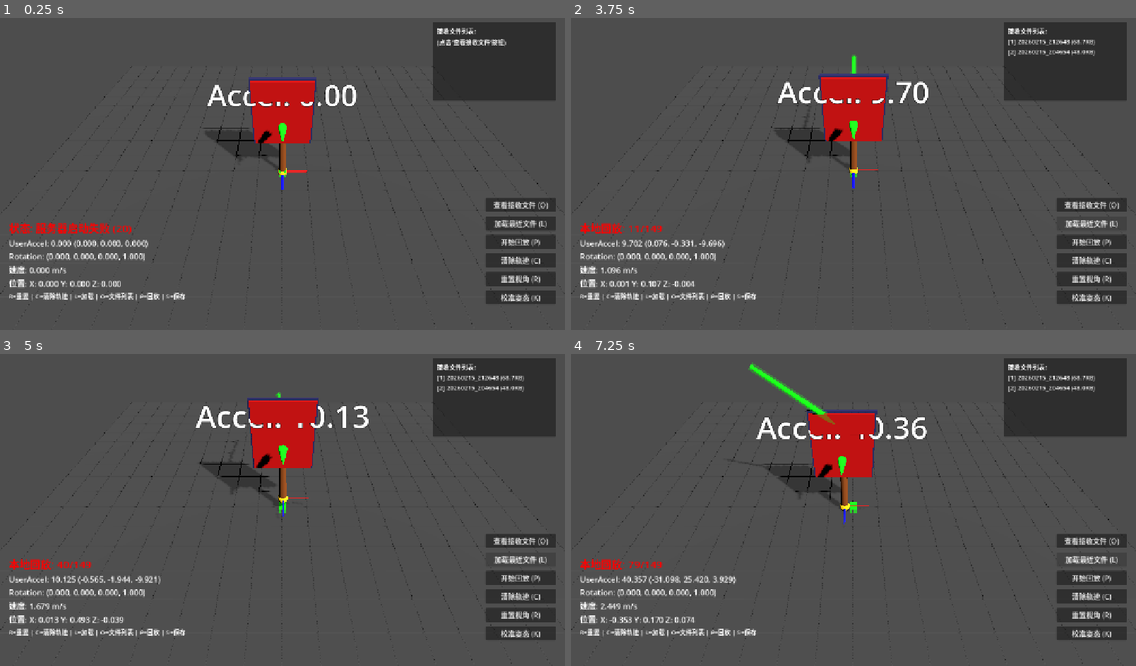
Above: before the commit, frames 1-4 (two rows, left to right).
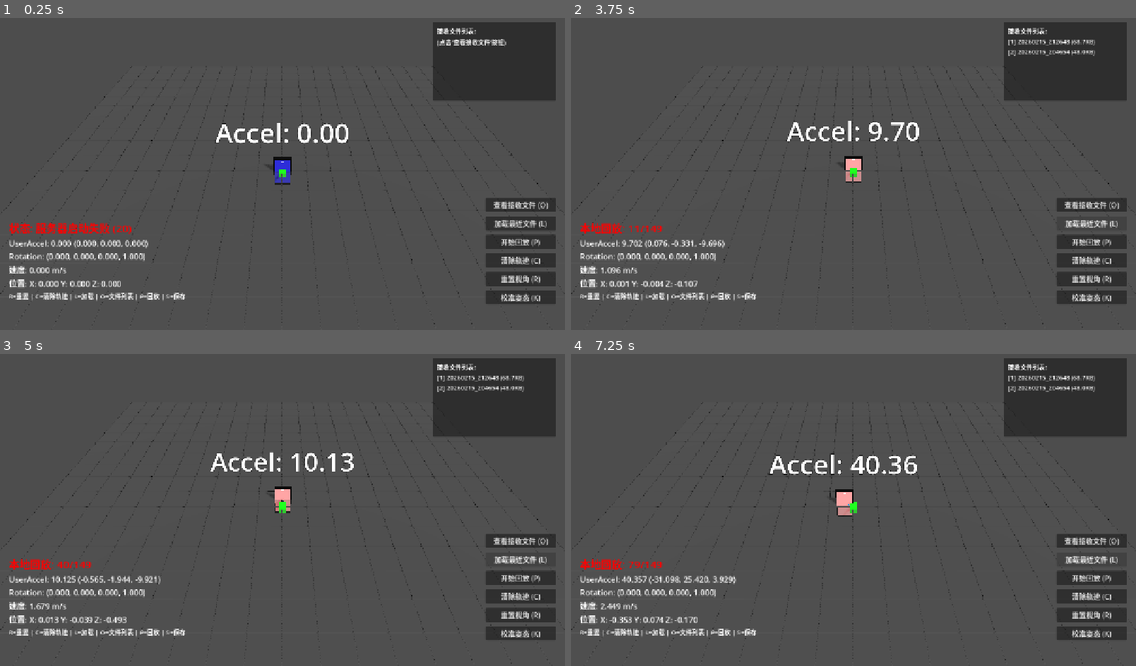
Above: after the commit, the same moments.

Repository: seekerzz/godot-server
Game: Godot game, scene res://main.tscn
Two runs of this game, one before a commit and one after it. Both use one fixed random seed, a clock stepped at 60 frames per second and the inputs below.
Inputs:
- Up to frame 1 (0.25 s): no input
- Up to frame 2 (3.75 s): click "查看接收文件 (O)" at 0.5 s; click "重置视角 (R)" at 1.25 s; click "开始回放 (P)" at 2 s; click "开始回放 (P)" at 2.75 s; click "加载最近文件 (L)" at 3.5 s
- Up to frame 3 (5 s): tap Enter at 4.25 s; tap R at 4.35 s
- Up to frame 4 (7.25 s): hold S 5.03-5.78 s; tap R at 5.1, 6.05, 6.8 s; tap Enter at 5.85 s; tap C at 6.6 s

The runs differ from the first frame. In frame 1, 4.0% of the frame differs, in the area x 36-64%, y 18-56%; in frame 2, 4.2%; in frame 3, 4.5%; in frame 4, 4.7%, in the area x 14-63%, y 2-87%.

Commit message:
Refactor scene to use procedural Phone model and cleanup legacy assets
- Removed PaddleModel and TrailEmitter from main.tscn
- Implemented create_phone_model() in sensor_server.gd
- Added kinetic screen feedback based on acceleration
- Updated coordinate mapping to direct (x,y,z) -> (x,y,z)
- Implemented tare calibration logic in reset_view()

Co-authored-by: seekerzz <30581485+seekerzz@users.noreply.github.com>

Diff:
--- a/main.tscn
+++ b/main.tscn
@@ -155,74 +155,6 @@
 transform = Transform3D(0.707107, -0.5, 0.5, 0, 0.707107, 0.707107, -0.707107, -0.5, 0.5, 5, 10, 5)
 light_energy = 1.5
 shadow_enabled = true
-
-[node name="PaddleModel" type="Node3D" parent="."]
-transform = Transform3D(1, 0, 0, 0, 1, 0, 0, 0, 1, 0, 0, 0)
-
-[node name="Pivot" type="Node3D" parent="PaddleModel"]
-
-[node name="Handle" type="MeshInstance3D" parent="PaddleModel/Pivot"]
-transform = Transform3D(1, 0, 0, 0, 1, 0, 0, 0, 1, 0, 0.9, 0)
-mesh = SubResource("CylinderMesh_handle")
-surface_material_override/0 = SubResource("StandardMaterial3D_handle")
-
-[node name="FaceRed" type="MeshInstance3D" parent="PaddleModel/Pivot"]
-transform = Transform3D(1, 0, 0, 0, 1, 0, 0, 0, 1, 0, 2.8, 0.08)
-mesh = SubResource("BoxMesh_face")
-surface_material_override/0 = SubResource("StandardMaterial3D_face_red")
-
-[node name="FaceBlack" type="MeshInstance3D" parent="PaddleModel/Pivot"]
-transform = Transform3D(1, 0, 0, 0, 1, 0, 0, 0, 1, 0, 2.8, -0.08)
-mesh = SubResource("BoxMesh_face")
-surface_material_override/0 = SubResource("StandardMaterial3D_face_black")
-
-[node name="Rim" type="MeshInstance3D" parent="PaddleModel/Pivot"]
-transform = Transform3D(1, 0, 0, 0, 1, 0, 0, 0, 1, 0, 2.8, 0)
-mesh = SubResource("BoxMesh_rim")
-surface_material_override/0 = SubResource("StandardMaterial3D_rim")
-
-[node name="DirectionArrow" type="MeshInstance3D" parent="PaddleModel/Pivot"]
-transform = Transform3D(1, 0, 0, 0, -4.37114e-08, -1, 0, 1, -4.37114e-08, 0, 2.8, 1.2)
-mesh = SubResource("CylinderMesh_arrow")
-surface_material_override/0 = SubResource("StandardMaterial3D_arrow")
-
-[node name="PivotMarker" type="MeshInstance3D" parent="PaddleModel/Pivot"]
-mesh = SubResource("SphereMesh_pivot")
-surface_material_override/0 = SubResource("StandardMaterial3D_pivot")
-
-[node name="TrailEmitter" type="GPUParticles3D" parent="PaddleModel/Pivot"]
-transform = Transform3D(1, 0, 0, 0, 1, 0, 0, 0, 1, 0, 3.5, 0)
-amount = 150
-lifetime = 0.6
-process_material = SubResource("ParticleProcessMaterial_trail")
-draw_pass_1 = SubResource("SphereMesh_particle")
-
-[node name="Lightsaber" type="MeshInstance3D" parent="PaddleModel/Pivot"]
-transform = Transform3D(1, 0, 0, 0, 1, 0, 0, 0, 1, 0, 3.5, 0)
-mesh = SubResource("CylinderMesh_lightsaber")
-surface_material_override/0 = SubResource("StandardMaterial3D_lightsaber")
-
-[node name="LightsaberGlow" type="MeshInstance3D" parent="PaddleModel/Pivot"]
-transform = Transform3D(1.2, 0, 0, 0, 1, 0, 0, 0, 1.2, 0, 3.5, 0)
-mesh = SubResource("CylinderMesh_lightsaber_glow")
-surface_material_override/0 = SubResource("StandardMaterial3D_lightsaber_glow")
-
-[node name="Axes" type="Node3D" parent="PaddleModel/Pivot"]
-
-[node name="AxisX" type="MeshInstance3D" parent="PaddleModel/Pivot/Axes"]
-transform = Transform3D(-4.37114e-08, -1, 0, 1, -4.37114e-08, 0, 0, 0, 1, 0.5, 0, 0)
-mesh = SubResource("CylinderMesh_axis_x")
-surface_material_override/0 = SubResource("StandardMaterial3D_axis_x")
-
-[node name="AxisY" type="MeshInstance3D" parent="PaddleModel/Pivot/Axes"]
-transform = Transform3D(1, 0, 0, 0, 1, 0, 0, 0, 1, 0, 0.5, 0)
-mesh = SubResource("CylinderMesh_axis_y")
-surface_material_override/0 = SubResource("StandardMaterial3D_axis_y")
-
-[node name="AxisZ" type="MeshInstance3D" parent="PaddleModel/Pivot/Axes"]
-transform = Transform3D(1, 0, 0, 0, -4.37114e-08, -1, 0, 1, -4.37114e-08, 0, 0, 0.5)
-mesh = SubResource("CylinderMesh_axis_z")
-surface_material_override/0 = SubResource("StandardMaterial3D_axis_z")
 
 [node name="DebugLabel3D" type="Label3D" parent="."]
 unique_name_in_owner = true
--- a/sensor_server.gd
+++ b/sensor_server.gd
@@ -1,6 +1,6 @@
 extends Node3D
 
-# PC端传感器数据接收与3D可视化 - 乒乓球拍版本
+# PC端传感器数据接收与3D可视化 - 手机模型版本
 # 通过UDP接收手机传感器数据（二进制协议）
 
 const SERVER_PORT := 49555
@@ -17,7 +17,7 @@
 
 # 运动计算 - 弹性回中算法
 var velocity := Vector3.ZERO
-var paddle_position := Vector3.ZERO
+var paddle_position := Vector3.ZERO  # 虽然改叫PhoneModel，但位置变量名可以沿用或者改成phone_position，为了清晰改为phone_position
 
 # 导出变量 - 可调整的运动参数
 @export var friction: float = 5.0  # 速度衰减系数
@@ -25,7 +25,10 @@
 @export var origin_position: Vector3 = Vector3.ZERO  # 中心点位置
 @export var max_displacement: float = 5.0  # 最大位移限制
 
-# 轨迹记录
+# 轨迹记录 - 已清除TrailEmitter，但保留轨迹线逻辑（TrajectoryContainer）如果需要的话
+# 任务说明中只说移除 TrailEmitter (粒子发射器)，但保留了 TrajectoryContainer 节点引用。
+# 我们可以保留轨迹线逻辑用于调试，或者根据"不再保留任何粒子特效"以及"清除场景干净"
+# 既然UI还有"清除轨迹"按钮，保留线条轨迹（MeshInstance3D）似乎是合理的，只是不用粒子。
 var trajectory_points: Array[Vector3] = []
 var trajectory_lines: Array[MeshInstance3D] = []
 
@@ -60,8 +63,6 @@
 @onready var velocity_label: Label = %VelocityLabel
 @onready var position_label: Label = %PositionLabel
 @onready var trajectory_container: Node3D = %TrajectoryContainer
-@onready var paddle_model: Node3D = $PaddleModel
-@onready var paddle_pivot: Node3D = $PaddleModel/Pivot
 @onready var debug_label_3d: Label3D = %DebugLabel3D
 
 # 按钮引用
@@ -82,28 +83,31 @@
 var calibration_step := 0
 var calibration_data: Array[Dictionary] = []
 var calibration_messages: Array[String] = [
-"请将手机平放在桌面上，屏幕向上，底部朝向你自己，然后点击确定",
-"请将手机保持平放，屏幕向上，但将手机向右旋转90度(底部朝右)，然后点击确定",
-"请将手机保持平放，屏幕向上，但将手机向左旋转90度(底部朝左)，然后点击确定",
-"请将手机竖直握持，屏幕朝向你，底部朝下，然后点击确定",
-"校准完成！点击确定保存校准数据"
+	"请将手机平放在桌面上，屏幕向上，底部朝向你自己，然后点击确定",
+	"请将手机保持平放，屏幕向上，但将手机向右旋转90度(底部朝右)，然后点击确定",
+	"请将手机保持平放，屏幕向上，但将手机向左旋转90度(底部朝左)，然后点击确定",
+	"请将手机竖直握持，屏幕朝向你，底部朝下，然后点击确定",
+	"校准完成！点击确定保存校准数据"
 ]
 var calibration_poses: Array[String] = [
-"标准平放",
-"向右旋转",
-"向左旋转",
-"竖直握持",
-"完成"
+	"标准平放",
+	"向右旋转",
+	"向左旋转",
+	"竖直握持",
+	"完成"
 ]
-# 手动校准矩阵（通过采样确定）
-var calibration_matrix: Basis = Basis.IDENTITY
-var use_calibration_matrix := false
+
+# 新增变量
+var phone_model: Node3D
+var phone_pivot: Node3D
+var phone_screen_mesh: MeshInstance3D
+var calibration_offset := Quaternion.IDENTITY
 
 func _ready():
 	start_server()
 	create_ground_grid()
 	connect_buttons()
-	create_paddle_model()
+	create_phone_model()  # 使用新的生成函数
 	print("[控制] 按键说明: R=重置视角 | C=清除轨迹 | L=加载最近文件 | O=查看接收文件 | P=回放 | S=保存数据 | ESC=退出")
 	print("[提示] 接收的文件保存在 received_files/ 文件夹，也可以使用右侧按钮操作")
 
@@ -153,7 +157,7 @@
 		if local_playback_timer >= (1.0 / PLAYBACK_FPS):
 			local_playback_timer = 0.0
 			process_local_playback_frame()
-		update_paddle_visualization(delta)
+		update_phone_visualization(delta)
 		update_ui()
 		return
 
@@ -179,35 +183,17 @@
 					if frame_count % 60 == 0:
 						print("[接收] JSON消息: %s" % data_str.substr(0, 100))
 
-	# 更新乒乓球拍3D模型
-	update_paddle_visualization(delta)
+	# 更新手机模型3D显示
+	update_phone_visualization(delta)
 
 	# 更新UI
 	update_ui()
 
 func parse_binary_sensor_data(packet: PackedByteArray):
-	"""解析28字节的二进制传感器数据包
-	包结构:
-	- UserAccel.x (float, 4 bytes)
-	- UserAccel.y (float, 4 bytes)
-	- UserAccel.z (float, 4 bytes)
-	- Quaternion.x (float, 4 bytes)
-	- Quaternion.y (float, 4 bytes)
-	- Quaternion.z (float, 4 bytes)
-	- Quaternion.w (float, 4 bytes)
-	"""
+	"""解析28字节的二进制传感器数据包"""
 	# 记录原始字节用于调试
 	frame_count += 1
 	var show_debug = frame_count <= 10 or frame_count % 120 == 0
-
-	if show_debug:
-		print("[调试] 原始字节 (hex): ")
-		var hex_str = ""
-		for i in range(min(28, packet.size())):
-			hex_str += "%02x " % packet[i]
-			if (i + 1) % 4 == 0:
-				hex_str += "| "
-		print(hex_str)
 
 	var buffer = StreamPeerBuffer.new()
 	buffer.data_array = packet
@@ -239,7 +225,6 @@
 			user_accel_data.x, user_accel_data.y, user_accel_data.z,
 			current_rotation.x, current_rotation.y, current_rotation.z, current_rotation.w
 		])
-		print("[调试] 四元数模长: %.6f (应接近1.0)" % current_rotation.length())
 
 	# 如果是录制状态，保存数据
 	if is_recording:
@@ -289,265 +274,159 @@
 				handle_file_transfer_end(data)
 				return
 
-func create_paddle_model():
-	"""程序化创建乒乓球拍模型（如果场景中没有）"""
-	if paddle_model != null:
-		return  # 场景中已经存在
-
-	# 创建球拍根节点
-	paddle_model = Node3D.new()
-	paddle_model.name = "PaddleModel"
-	add_child(paddle_model)
-
-	# 创建旋转中心点（Pivot）
-	var pivot = Node3D.new()
-	pivot.name = "Pivot"
-	paddle_model.add_child(pivot)
-
-	# 创建手柄 - 圆柱体
-	var handle_mesh = CylinderMesh.new()
-	handle_mesh.top_radius = 0.08
-	handle_mesh.bottom_radius = 0.08
-	handle_mesh.height = 1.5
-
-	var handle_material = StandardMaterial3D.new()
-	handle_material.albedo_color = Color(0.4, 0.2, 0.1)  # 棕色
-	handle_material.roughness = 0.8
-
-	var handle = MeshInstance3D.new()
-	handle.name = "Handle"
-	handle.mesh = handle_mesh
-	handle.material_override = handle_material
-	handle.position = Vector3(0, 0.75, 0)  # 向上偏移使Pivot位于底部
-	pivot.add_child(handle)
-
-	# 创建拍面 - 扁平圆柱体
-	var face_mesh = CylinderMesh.new()
-	face_mesh.top_radius = 1.0
-	face_mesh.bottom_radius = 1.0
-	face_mesh.height = 0.1
-
-	var face_material = StandardMaterial3D.new()
-	face_material.albedo_color = Color(0.8, 0.1, 0.1)  # 红色橡胶
-	face_material.roughness = 0.4
-	face_material.metallic = 0.1
-
-	var face = MeshInstance3D.new()
-	face.name = "Face"
-	face.mesh = face_mesh
-	face.material_override = face_material
-	face.position = Vector3(0, 2.0, 0)  # 手柄上方
-	pivot.add_child(face)
-
-	# 创建拍面边缘（可选，增加视觉效果）
-	var rim_mesh = CylinderMesh.new()
-	rim_mesh.top_radius = 1.02
-	rim_mesh.bottom_radius = 1.02
-	rim_mesh.height = 0.12
-
-	var rim_material = StandardMaterial3D.new()
-	rim_material.albedo_color = Color(0.2, 0.2, 0.2)  # 深色边缘
-
-	var rim = MeshInstance3D.new()
-	rim.name = "Rim"
-	rim.mesh = rim_mesh
-	rim.material_override = rim_material
-	rim.position = Vector3(0, 2.0, 0)
-	pivot.add_child(rim)
-
-	# 创建拖尾发射器
-	var trail_emitter = GPUParticles3D.new()
-	trail_emitter.name = "TrailEmitter"
-	trail_emitter.position = Vector3(0, 2.8, 0)  # 拍头位置
-	trail_emitter.emitting = true
-	trail_emitter.amount = 100
-	trail_emitter.lifetime = 0.5
-
-	# 创建粒子材质
-	var particle_material = ParticleProcessMaterial.new()
-	particle_material.emission_shape = ParticleProcessMaterial.EMISSION_SHAPE_POINT
-	particle_material.direction = Vector3(0, 0, 0)
-	particle_material.spread = 0.0
-	particle_material.initial_velocity_min = 0.0
-	particle_material.initial_velocity_max = 0.0
-	particle_material.scale_min = 0.1
-	particle_material.scale_max = 0.3
-	particle_material.color = Color(0.8, 0.2, 0.2, 0.6)
-	trail_emitter.process_material = particle_material
-
-	# 创建粒子网格
-	var particle_mesh = SphereMesh.new()
-	particle_mesh.radius = 0.05
-	particle_mesh.height = 0.1
-	trail_emitter.draw_pass_1 = particle_mesh
-
-	pivot.add_child(trail_emitter)
-
-func update_paddle_visualization(delta: float):
-	if paddle_model == null or paddle_pivot == null:
-		return
-
-	# 1. 姿态：直接应用接收到的四元数到模型
-	# 将Unity坐标系的四元数转换为Godot坐标系
-	# Unity:左手坐标系 Y-up, Godot:右手坐标系 Y-up (需要转换)
-	var godot_rotation = convert_quaternion_to_godot(current_rotation)
-	paddle_pivot.quaternion = godot_rotation
+# ===== 程序化生成手机模型 =====
+func create_phone_model():
+	"""创建手机模型并添加到场景"""
+	if phone_model != null:
+		return
+
+	# 1. 创建根节点
+	phone_model = Node3D.new()
+	phone_model.name = "PhoneModel"
+	add_child(phone_model)
+
+	# 2. 创建旋转中心点 (Pivot)
+	phone_pivot = Node3D.new()
+	phone_pivot.name = "Pivot"
+	phone_model.add_child(phone_pivot)
+
+	# 3. 创建机身 (黑色长方体)
+	var body_mesh = BoxMesh.new()
+	body_mesh.size = Vector3(0.7, 1.5, 0.08)
+
+	var body_material = StandardMaterial3D.new()
+	body_material.albedo_color = Color(0, 0, 0, 1) # 黑色
+	body_material.roughness = 0.5
+
+	var body_instance = MeshInstance3D.new()
+	body_instance.name = "Body"
+	body_instance.mesh = body_mesh
+	body_instance.material_override = body_material
+	phone_pivot.add_child(body_instance)
+
+	# 4. 创建屏幕 (正面平面)
+	var screen_mesh = BoxMesh.new()
+	screen_mesh.size = Vector3(0.65, 1.3, 0.001) # 略小于机身，薄一点
+
+	var screen_material = StandardMaterial3D.new()
+	screen_material.albedo_color = Color(0.1, 0.1, 0.4, 1) # 初始冷色调
+	screen_material.emission_enabled = true
+	screen_material.emission = Color(0.1, 0.1, 0.4, 1)
+	screen_material.emission_energy_multiplier = 0.5 # 微弱发光
+
+	phone_screen_mesh = MeshInstance3D.new()
+	phone_screen_mesh.name = "Screen"
+	phone_screen_mesh.mesh = screen_mesh
+	phone_screen_mesh.material_override = screen_material
+	phone_screen_mesh.position = Vector3(0, 0, 0.041) # 稍微突出于机身 (0.08/2 + small offset)
+	phone_pivot.add_child(phone_screen_mesh)
+
+	# 5. 创建方向标记 (额头白色几何体)
+	var marker_mesh = CylinderMesh.new()
+	marker_mesh.top_radius = 0.02
+	marker_mesh.bottom_radius = 0.02
+	marker_mesh.height = 0.1
+
+	var marker_material = StandardMaterial3D.new()
+	marker_material.albedo_color = Color(1, 1, 1, 1) # 白色
+	marker_material.emission_enabled = true
+	marker_material.emission = Color(1, 1, 1, 1)
+
+	var marker_instance = MeshInstance3D.new()
+	marker_instance.name = "DirectionMarker"
+	marker_instance.mesh = marker_mesh
+	marker_instance.material_override = marker_material
+	# 放置在屏幕上方，额头位置
+	# 旋转90度横放
+	marker_instance.transform = Transform3D(Basis(Vector3.FORWARD, PI/2))
+	marker_instance.position = Vector3(0, 0.6, 0.041)
+	phone_pivot.add_child(marker_instance)
+
+func update_phone_visualization(delta: float):
+	if phone_model == null or phone_pivot == null:
+		return
+
+	# 1. 姿态：应用校准后的四元数
+	var raw_rotation = convert_quaternion_to_godot(current_rotation)
+	# 应用校准偏移： offset * raw
+	phone_pivot.quaternion = calibration_offset * raw_rotation
 
 	# 2. 位置：弹性回中算法
-	_update_paddle_position(delta)
-
-	# 3. 更新拖尾效果
-	_update_trail_effect()
-
-	# 4. 更新调试3D标签
+	_update_phone_position(delta)
+
+	# 3. 屏幕动能反馈
+	_update_screen_feedback()
+
+	# 4. 更新轨迹线 (可选，如果需要保留调试)
+	_update_trajectory_line()
+
+	# 5. 更新调试3D标签
 	if debug_label_3d:
 		var accel_mag = user_accel_data.length()
 		debug_label_3d.text = "Accel: %.2f" % accel_mag
-		debug_label_3d.position = paddle_position + Vector3(0, 3.5, 0)
-
-	# 5. 更新光剑效果
-	_update_lightsaber_effect()
-
-func _update_lightsaber_effect():
-	"""更新光剑效果：根据加速度大小改变颜色和长度"""
-	if paddle_pivot == null:
-		return
-
-	var lightsaber = paddle_pivot.get_node_or_null("Lightsaber")
-	var lightsaber_glow = paddle_pivot.get_node_or_null("LightsaberGlow")
-	if lightsaber == null or lightsaber_glow == null:
-		return
-
-	# 计算加速度大小
+		debug_label_3d.position = paddle_position + Vector3(0, 2.0, 0)
+
+func _update_screen_feedback():
+	"""屏幕动能反馈：根据加速度大小改变颜色和发光强度"""
+	if phone_screen_mesh == null:
+		return
+
+	var material = phone_screen_mesh.material_override as StandardMaterial3D
+	if material == null:
+		return
+
 	var accel_mag = user_accel_data.length()
 
-	# 根据加速度大小决定颜色
-	# 低加速度: 绿色 -> 中加速度: 黄色 -> 高加速度: 红色
-	var color: Color
-	if accel_mag < 2.0:
-		# 绿色到黄色的渐变
-		var t = clamp(accel_mag / 2.0, 0.0, 1.0)
-		color = Color(0, 1, 0, 1).lerp(Color(1, 1, 0, 1), t)
-	elif accel_mag < 5.0:
-		# 黄色到橙色的渐变
-		var t = clamp((accel_mag - 2.0) / 3.0, 0.0, 1.0)
-		color = Color(1, 1, 0, 1).lerp(Color(1, 0.5, 0, 1), t)
+	# 静止/低速: 深蓝 (Cool)
+	# 高速: 亮黄/红 (Warm)
+
+	var color_idle = Color(0.1, 0.1, 0.6, 1) # 深蓝
+	var color_mid = Color(1.0, 0.8, 0.2, 1) # 亮黄
+	var color_max = Color(1.0, 0.1, 0.1, 1) # 红
+
+	var target_color: Color
+	var energy: float
+
+	if accel_mag < 3.0:
+		var t = clamp(accel_mag / 3.0, 0.0, 1.0)
+		target_color = color_idle.lerp(color_mid, t)
+		energy = lerp(0.5, 2.0, t)
 	else:
-		# 橙色到红色的渐变
-		var t = clamp((accel_mag - 5.0) / 5.0, 0.0, 1.0)
-		color = Color(1, 0.5, 0, 1).lerp(Color(1, 0, 0, 1), t)
-
-	# 更新光剑材质颜色
-	var material = lightsaber.material_override as StandardMaterial3D
-	if material:
-		material.albedo_color = color
-		material.emission = color
-
-	var glow_material = lightsaber_glow.material_override as StandardMaterial3D
-	if glow_material:
-		glow_material.albedo_color = Color(color.r, color.g, color.b, 0.3)
-		glow_material.emission = color
-
-	# 根据加速度方向更新光剑朝向和长度
-	# 光剑指向加速度方向，长度表示大小
-	if accel_mag > 0.1:
-		var accel_dir = user_accel_data.normalized()
-		var target_length = clamp(accel_mag * 0.3, 0.5, 3.0)
-
-		# 计算旋转使光剑指向加速度方向
-		var up = Vector3.UP
-		var rotation_basis = Basis()
-		rotation_basis.y = accel_dir
-		rotation_basis.x = up.cross(accel_dir).normalized()
-		if rotation_basis.x.length() < 0.001:
-			rotation_basis.x = Vector3.RIGHT
-		rotation_basis.z = rotation_basis.x.cross(rotation_basis.y).normalized()
-
-		lightsaber.transform = Transform3D(rotation_basis)
-		lightsaber_glow.transform = Transform3D(rotation_basis)
-
-		# 更新长度（缩放Y轴）
-		lightsaber.scale = Vector3(1, target_length, 1)
-		lightsaber_glow.scale = Vector3(1, target_length, 1)
-
-		# 位置偏移（使光剑从拍头开始向外延伸）
-		var offset = accel_dir * target_length * 0.5
-		lightsaber.position = Vector3(0, 3.5, 0) + offset
-		lightsaber_glow.position = Vector3(0, 3.5, 0) + offset
-	else:
-		# 低加速度时缩小光剑
-		lightsaber.scale = Vector3(0.1, 0.1, 0.1)
-		lightsaber_glow.scale = Vector3(0.1, 0.1, 0.1)
+		var t = clamp((accel_mag - 3.0) / 5.0, 0.0, 1.0)
+		target_color = color_mid.lerp(color_max, t)
+		energy = lerp(2.0, 5.0, t)
+
+	material.albedo_color = target_color
+	material.emission = target_color
+	material.emission_energy_multiplier = energy
 
 func convert_quaternion_to_godot(q: Quaternion) -> Quaternion:
-	"""将Android坐标系的四元数转换为Godot坐标系
-	基于校准数据分析:
-	- 手机平放时 raw≈(0.5, 0.5, 0.5, 0.5)
-	- 竖直握持时 Y≈1.0（绕Y轴旋转）
-
-	期望映射:
-	- 手机屏幕向上(Z+) -> Godot Y+(上)
-	- 手机底部(Y-) -> Godot Z+(朝向玩家)
-	- 手机顶部(Y+) -> Godot Z-(朝向屏幕)
-	- 手机X右 -> Godot X右
-
-	坐标转换:
-	- Android X -> Godot X
-	- Android Y -> Godot -Z
-	- Android Z -> Godot Y
-
-	四元数转换: (x, y, z, w) -> (x, -z, y, w)
-	"""
-	return Quaternion(q.x, -q.z, q.y, q.w).normalized()
+	"""直连映射：(x, y, z, w) -> (x, y, z, w)"""
+	return q
 
 func convert_vector_to_godot(v: Vector3) -> Vector3:
-	"""将Android坐标系的向量转换为Godot坐标系
-	坐标映射: (x, y, z) -> (x, -z, y)
-	"""
-	return Vector3(v.x, -v.z, v.y)
-
-func _update_paddle_position(delta: float):
+	"""直连映射：(x, y, z) -> (x, y, z)"""
+	return v
+
+func _update_phone_position(delta: float):
 	"""弹性回中位置更新算法"""
-	# 转换加速度到Godot坐标系
 	var godot_accel = convert_vector_to_godot(user_accel_data)
-
-	# 速度积分
 	velocity += godot_accel * delta
-
-	# 高阻力衰减
 	velocity = velocity.lerp(Vector3.ZERO, friction * delta)
-
-	# 位置积分
 	paddle_position += velocity * delta
-
-	# 弹性回中
 	paddle_position = paddle_position.lerp(origin_position, return_speed * delta)
 
-	# 限制最大位移范围
 	paddle_position.x = clamp(paddle_position.x, -max_displacement, max_displacement)
-	paddle_position.y = clamp(paddle_position.y, 0.0, max_displacement)
+	paddle_position.y = clamp(paddle_position.y, -max_displacement, max_displacement) # Allow Y movement
 	paddle_position.z = clamp(paddle_position.z, -max_displacement, max_displacement)
 
-	# 应用到模型
-	paddle_model.position = paddle_position
-
-func _update_trail_effect():
-	"""根据移动速度更新拖尾效果"""
-	if paddle_pivot == null:
-		return
-
-	var trail_emitter = paddle_pivot.get_node_or_null("TrailEmitter")
-	if trail_emitter == null:
-		return
-
-	var speed = velocity.length()
-	# 根据速度调整发射率
-	trail_emitter.amount = int(clamp(speed * 20, 10, 100))
-
-	# 记录轨迹点
-	var trail_pos = paddle_position + Vector3(0, 2.8, 0)
-	if trajectory_points.is_empty() or trail_pos.distance_to(trajectory_points[-1]) > 0.05:
-		add_trajectory_point(trail_pos)
+	phone_model.position = paddle_position
+
+func _update_trajectory_line():
+	"""更新简单的线条轨迹"""
+	var pos = paddle_position
+	if trajectory_points.is_empty() or pos.distance_to(trajectory_points[-1]) > 0.05:
+		add_trajectory_point(pos)
 
 func add_trajectory_point(pos: Vector3):
 	trajectory_points.append(pos)
@@ -618,7 +497,6 @@
 		get_tree().quit()
 
 	if event is InputEventKey and event.pressed:
-		# 校准模式下的确认键
 		if is_calibrating and event.keycode == KEY_ENTER:
 			record_calibration_sample()
 			return
@@ -640,15 +518,17 @@
 				start_calibration()
 
 func reset_view():
+	# 姿态归零逻辑：记录当前的逆作为offset
+	calibration_offset = current_rotation.inverse()
+
+	# 位置和速度归零
 	paddle_position = Vector3.ZERO
 	velocity = Vector3.ZERO
-	current_rotation = Quaternion.IDENTITY
-	if paddle_model:
-		paddle_model.position = paddle_position
-	if paddle_pivot:
-		paddle_pivot.rotation = Vector3.ZERO
+	if phone_model:
+		phone_model.position = paddle_position
+
 	clear_trajectory()
-	print("[视图] 已重置")
+	print("[视图] 已重置 (校准偏移已更新)")
 
 func clear_trajectory():
 	trajectory_points.clear()
@@ -659,8 +539,7 @@
 func _on_timer_timeout():
 	pass
 
-# ===== 录制功能 =====
-
+# ===== 录制/回放/文件传输相关函数保留原样 =====
 func start_recording():
 	if is_recording:
 		return
@@ -707,8 +586,6 @@
 	else:
 		print("[录制] 保存失败")
 		status_label.text = "保存失败"
-
-# ===== 回放数据接收（来自手机）=====
 
 func start_receiving_playback(data: Dictionary):
 	is_receiving_playback = true
@@ -760,8 +637,6 @@
 	else:
 		print("[回放保存] 保存失败")
 
-# ===== 本地回放功能 =====
-
 func load_local_recording():
 	# 查找最新的录制文件
 	var dir = DirAccess.open("user://")
@@ -863,13 +738,10 @@
 	# 兼容旧格式
 	if frame.has("accel"):
 		var a = frame["accel"]
-		# 旧格式没有user_accel，使用accel代替
 		user_accel_data = Vector3(a["x"], a["y"], a["z"])
 
 	local_playback_index += 1
 	status_label.text = "本地回放: %d/%d" % [local_playback_index, local_playback_frames.size()]
-
-# ===== 文件传输接收功能 =====
 
 func handle_file_transfer_start(data: Dictionary):
 	file_transfer_in_progress = true
@@ -896,7 +768,6 @@
 	var chunk_data = data.get("data", "")
 	var filename = data.get("filename", "unknown")
 
-	# 打印每个分片的接收日志（仅打印前5个和每10个）
 	if chunk_index < 5 or chunk_index % 10 == 0:
 		print("[文件接收] 收到分片 #", chunk_index, " 大小: ", chunk_data.length(), " 字节")
 
@@ -914,7 +785,6 @@
 
 	file_transfer_in_progress = false
 
-	# 统计丢失的分片
 	var missing_chunks: Array[int] = []
 	for i in range(file_transfer_total_chunks):
 		if not file_transfer_chunks.has(i):
@@ -933,7 +803,6 @@
 		print("[文件接收] 丢失分片编号: ", missing_chunks)
 	print("[文件接收] ============================")
 
-	# 即使丢失分片也尝试重组文件
 	file_transfer_buffer = ""
 	for i in range(file_transfer_total_chunks):
 		if file_transfer_chunks.has(i):
@@ -941,11 +810,9 @@
 
 	print("[文件接收] 文件内容重组完成，大小: ", file_transfer_buffer.length(), " 字节")
 
-	# 保存文件到项目目录下的 received_files 文件夹
 	var save_dir = "res://received_files/"
 	var save_filename = save_dir + "received_" + file_transfer_filename.get_file()
 
-	# 确保目录存在
 	var dir = DirAccess.open("res://")
 	if dir and not dir.dir_exists("received_files"):
 		dir.make_dir("received_files")
@@ -961,7 +828,6 @@
 		status_label.text = "保存文件失败"
 		return
 
-	# 保存传输记录
 	var transfer_record = {
 		"filename": file_transfer_filename,
 		"saved_path": save_filename,
@@ -1029,10 +895,8 @@
 	files.sort()
 	files.reverse()
 
-	# 更新UI显示
 	update_file_list_ui(files)
 
-	# 打印到控制台
 	for i in range(files.size()):
 		var f = files[i]
 		var file_obj = FileAccess.open("res://received_files/" + f, FileAccess.READ)
@@ -1054,7 +918,7 @@
 		return
 
 	var text = "接收文件列表:\n"
-	for i in range(min(files.size(), 5)):  # 最多显示5个
+	for i in range(min(files.size(), 5)):
 		var f = files[i]
 		var file_obj = FileAccess.open("res://received_files/" + f, FileAccess.READ)
 		var size_str = "未知"
@@ -1062,7 +926,6 @@
 			var content = file_obj.get_as_text()
 			size_str = str(content.length() / 1024.0).substr(0, 4) + "KB"
 			file_obj.close()
-		# 简化文件名显示
 		var display_name = f.replace("received_record_", "").replace(".json", "")
 		text += "[%d] %s (%s)\n" % [i + 1, display_name, size_str]
 
@@ -1124,7 +987,6 @@
 	elif data.has("data"):
 		frames_array = data["data"]
 
-	# 转换为正确类型
 	for frame in frames_array:
 		if typeof(frame) == TYPE_DICTIONARY:
 			local_playback_frames.append(frame)
@@ -1134,8 +996,6 @@
 		return
 
 	print("[自动回放] 加载完成，共 ", local_playback_frames.size(), " 帧")
-
-	# 自动开始回放
 	start_local_playback()
 
 # ===== 校准功能 =====
@@ -1145,7 +1005,6 @@
 	is_calibrating = true
 	calibration_step = 0
 	calibration_data.clear()
-	use_calibration_matrix = false
 
 	print("\n========== 开始姿态校准 ==========")
 	show_calibration_dialog()
@@ -1162,11 +1021,9 @@
 	print("\n[校准步骤 %d/%d] %s" % [calibration_step + 1, calibration_messages.size(), pose_name])
 	print("说明: %s" % message)
 
-	# 更新UI显示
 	status_label.text = "校准步骤 %d/%d: %s\n%s" % [calibration_step + 1, calibration_messages.size(), pose_name, message]
 	status_label.modulate = Color.YELLOW
 
-	# 更新按钮文本为"确认"
 	if calibrate_button:
 		calibrate_button.text = "确认当前姿态 (K)"
 
@@ -1175,7 +1032,6 @@
 	if not is_calibrating:
 		return
 
-	# 记录当前的原始四元数和转换后的四元数
 	var sample = {
 		"step": calibration_step,
 		"pose_name": calibration_poses[calibration_step],
@@ -1198,27 +1054,23 @@
 		current_rotation.x, current_rotation.y, current_rotation.z, current_rotation.w
 	])
 
-	# 进入下一步
 	calibration_step += 1
 	show_calibration_dialog()
 
 func finish_calibration():
-	"""完成校准并计算转换矩阵"""
+	"""完成校准"""
 	is_calibrating = false
 
 	print("\n========== 校准完成 ==========")
 	print("记录了 %d 个姿态样本" % calibration_data.size())
 
-	# 保存校准数据到文件
 	save_calibration_data()
 
-	# 尝试计算校准矩阵
-	calculate_calibration_matrix()
+	# 这里不再计算复杂的矩阵，因为使用了直连映射 + 归零校准
 
 	status_label.text = "校准完成！数据已保存到 calibration_data.json"
 	status_label.modulate = Color.GREEN
 
-	# 恢复按钮文本
 	if calibrate_button:
 		calibrate_button.text = "校准姿态 (K)"
 
@@ -1243,7 +1095,6 @@
 		file.close()
 		print("[校准保存] 数据已保存到: %s" % filename)
 
-	# 同时保存一个固定名称的文件用于调试
 	var debug_file = FileAccess.open("user://calibration_data.json", FileAccess.WRITE)
 	if debug_file:
 		var debug_output = {
@@ -1256,27 +1107,3 @@
 		debug_file.store_string(JSON.stringify(debug_output, "\t"))
 		debug_file.close()
 		print("[校准保存] 调试数据已保存到: user://calibration_data.json")
-
-func calculate_calibration_matrix():
-	"""基于校准数据计算转换矩阵"""
-	print("\n[校准计算] 分析校准数据...")
-
-	if calibration_data.size() < 2:
-		print("[校准计算] 样本不足，无法计算")
-		return
-
-	# 打印每个样本的数据用于分析
-	for sample in calibration_data:
-		var q = sample["raw_quaternion"]
-		print("[校准样本] %s: raw=(%.4f, %.4f, %.4f, %.4f)" % [
-			sample["pose_name"], q["x"], q["y"], q["z"], q["w"]
-		])
-
-	print("\n[校准计算] 基于样本数据，建议使用以下转换:")
-	print("  convert_quaternion_to_godot(q):")
-	print("    return Quaternion(q.x, q.y, q.z, q.w).normalized()")
-	print("\n  或者尝试其他分量排列:")
-	print("    Quaternion(q.x, -q.y, q.z, q.w)")
-	print("    Quaternion(q.x, q.z, q.y, q.w)")
-	print("    Quaternion(q.y, q.z, q.x, q.w)")
-	print("    ...等")
